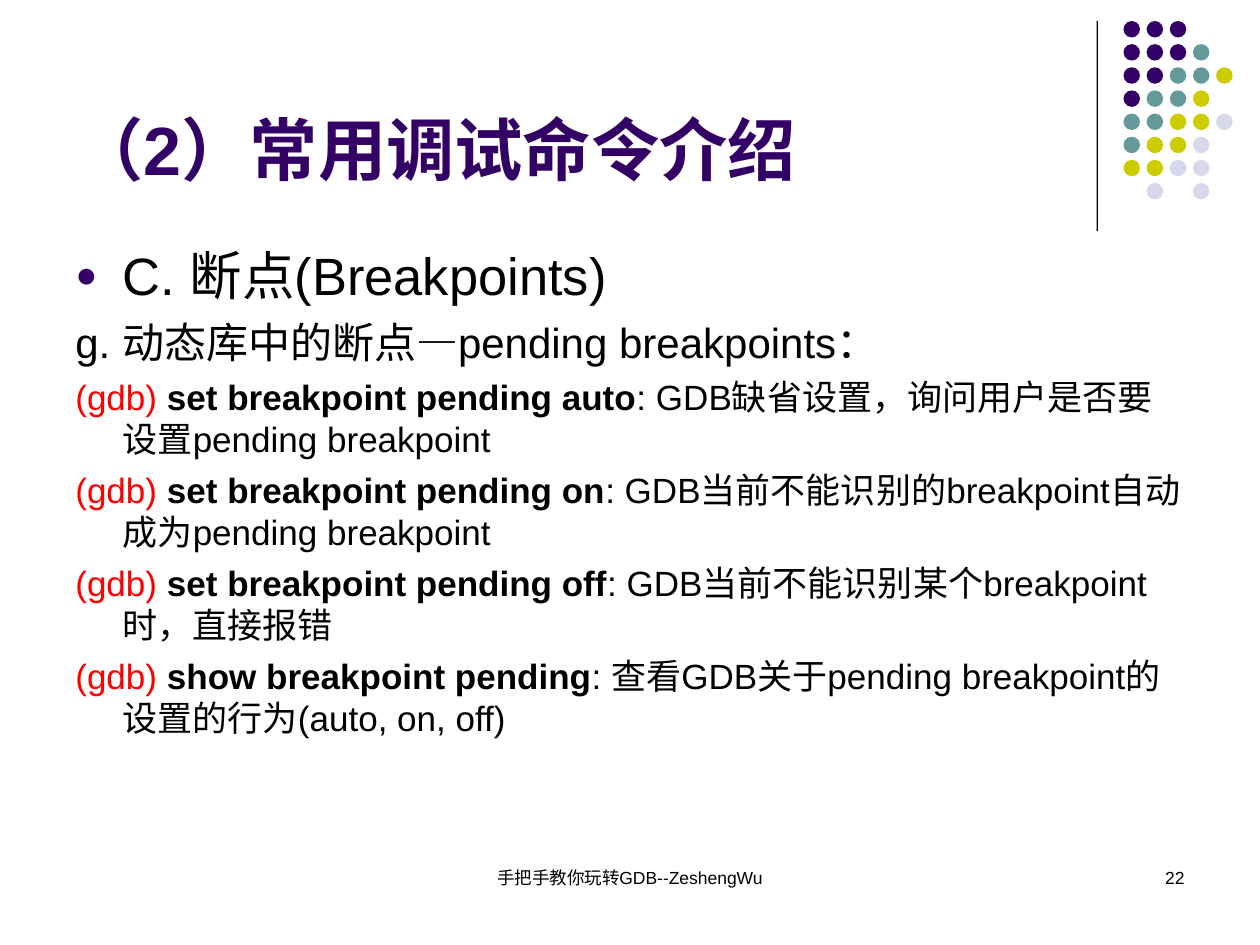
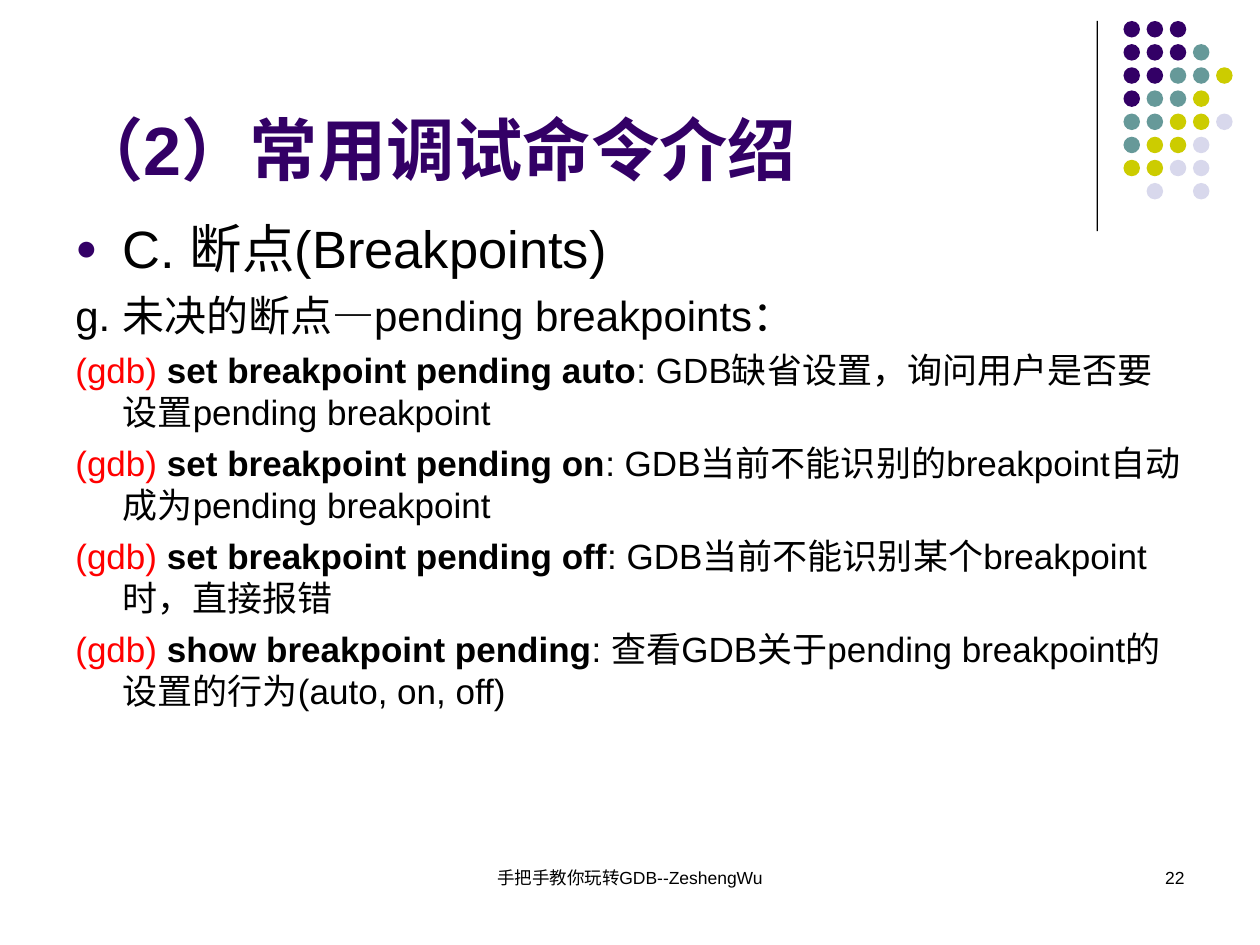
Before and after one commit to KublaikhanGeek/reactor, a slide deck: slide 22 of docs/手把手教你玩转GDB/手把手教你玩转GDB.ppt. Drawn at 1260x945 pixels with LibreOffice and Linux fonts; fonts in the diff are those of the drawing. Boxes give left, top, right and bottom in pixels: in the first picture for what was removed or moved away, otherwise in the second. Text is boxed around its words. In the diff, an @@ line names an element or a change of style, - is before the commit and + after.

```diff
--- a/docs/手把手教你玩转GDB/手把手教你玩转GDB.ppt
+++ b/docs/手把手教你玩转GDB/手把手教你玩转GDB.ppt
@@ text "C. 断点(Breakpoints)": place and size @@
-text "C. 断点(Breakpoints)" at <box>75,251,1153,739</box>
+text "C. 断点(Breakpoints)" at <box>75,224,1153,712</box>
@@ text at <box>75,295,794,340</box>: text changed @@
-g. 动态库中的断点—pending breakpoints：
+g. 未决的断点—pending breakpoints：
```
Also in this commit, not shown: 21 other slides changed, 1 slide added, 1 slide removed, 1 other file.
